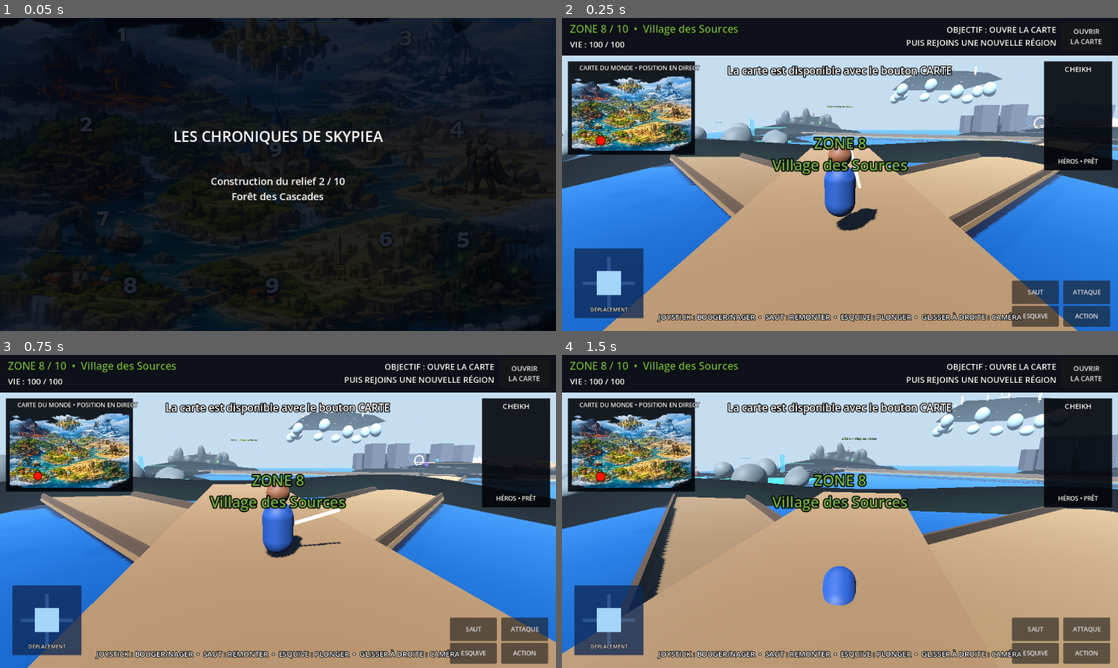
Above: before the commit, frames 1-4 (two rows, left to right).
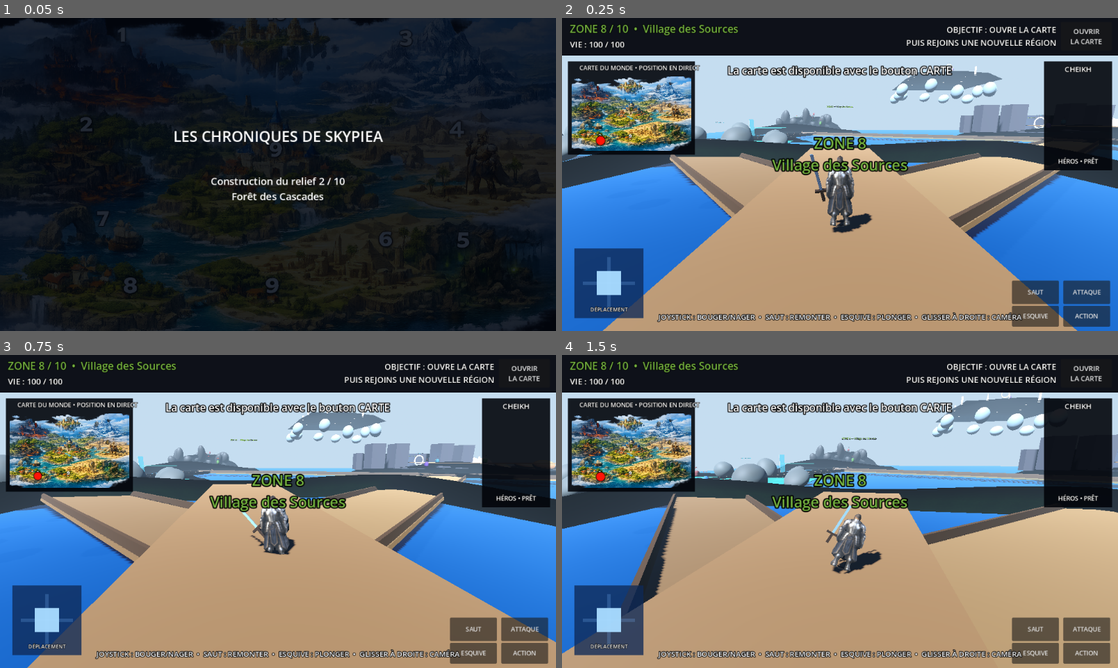
Above: after the commit, the same moments.

Repository: Chasmet/Zelda-like
Game: Godot game, scene res://scenes/main.tscn
Two runs of this game, one before a commit and one after it. Both use one fixed random seed, a clock stepped at 60 frames per second and the inputs below.
Inputs (mouse positions are in pixels of both pictures, inside the frame that each line leads up to):
- Up to frame 1 (0.05 s): no input
- Up to frame 2 (0.25 s): no input
- Up to frame 3 (0.75 s): tap Enter at 0.5 s; move the mouse to (305, 511) at 0.52 s; hold W (move_forward) from 0.53 s (still down); tap F (attack) at 0.6 s; click (305, 511) at 0.67 s
- Up to frame 4 (1.5 s): keep holding W (move_forward); tap Space (jump) at 0.77 s; move the mouse to (812, 511) at 1.27 s; tap Shift (dodge) at 1.35 s

Frame 1 is identical in both runs. In frame 2, 1.3% of the frame differs, in the area x 44-57%, y 40-69%; in frame 3, 1.3%; in frame 4, 1.6%, in the area x 46-58%, y 48-80%.

Commit message:
Activer CHK joueur 1 dans la scène principale

Diff:
--- a/scenes/main.tscn
+++ b/scenes/main.tscn
@@ -1,13 +1,13 @@
 [gd_scene load_steps=7 format=3]
 
-[ext_resource type="Script" path="res://scripts/main_water_final.gd" id="1_main"]
+[ext_resource type="Script" path="res://scripts/main_chk_player.gd" id="1_main"]
 [ext_resource type="Script" path="res://scripts/portrait_hud_adjuster.gd" id="2_portrait"]
 [ext_resource type="Script" path="res://scripts/ci_hud_capture.gd" id="3_capture"]
 [ext_resource type="Script" path="res://scripts/ci_walk_animation_check.gd" id="4_walk"]
 [ext_resource type="Script" path="res://scripts/ci_full_playthrough.gd" id="5_playthrough"]
 [ext_resource type="Script" path="res://scripts/ci_water_physics_check.gd" id="6_water"]
 
-[node name="SkypieaWaterPhysicsFinal" type="Node3D"]
+[node name="SkypieaCHKPlayer" type="Node3D"]
 script = ExtResource("1_main")
 
 [node name="PortraitHUDAdjuster" type="Node" parent="."]
